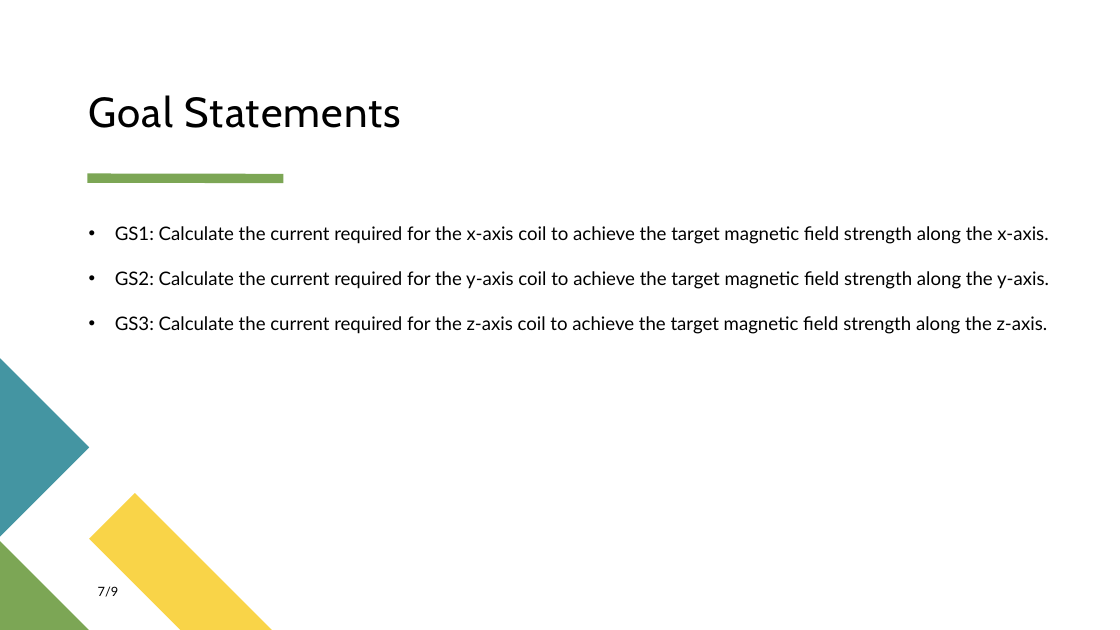
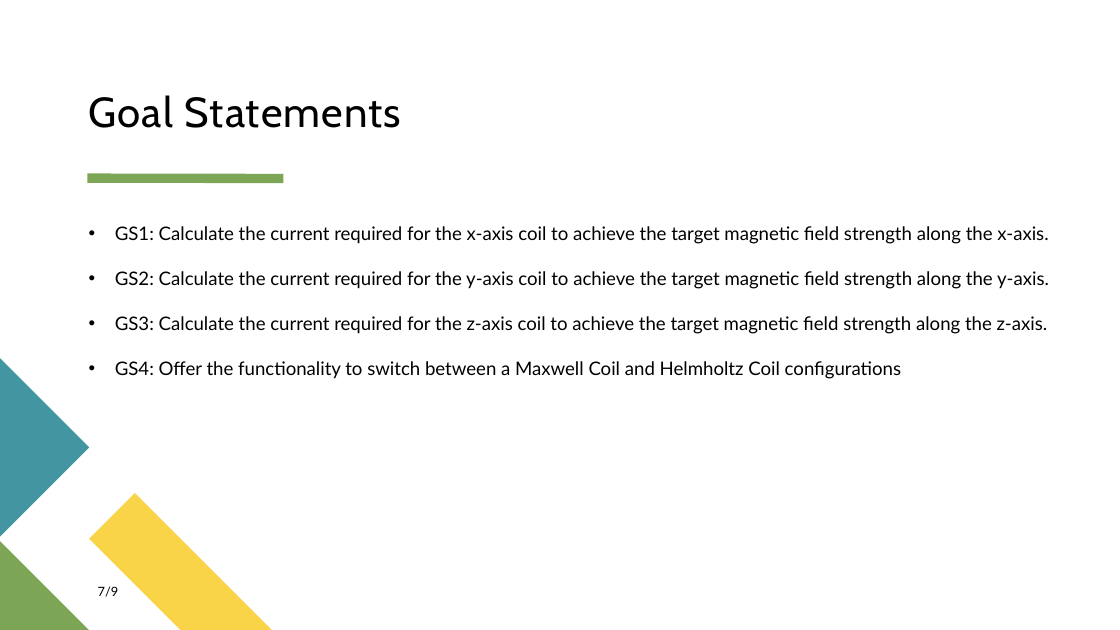
Before and after one commit to rnorouziani/3D-H3C, a slide deck: slide 7 of docs/Presentations/SRS/SRS.pptx. Drawn at 1120x630 pixels with LibreOffice and Linux fonts; fonts in the diff are those of the drawing. Boxes give left, top, right and bottom in pixels: in the first picture for what was removed or moved away, otherwise in the second. Text is boxed around its words. In the diff, an @@ line names an element or a change of style, - is before the commit and + after.

```diff
--- a/docs/Presentations/SRS/SRS.pptx
+++ b/docs/Presentations/SRS/SRS.pptx
@@ text at (115,361,901,379): paragraph added @@
+• GS4: Offer the functionality to switch between a Maxwell Coil and Helmholtz Coil configurations
```
Also in this commit, not shown: 5 other slides changed.
